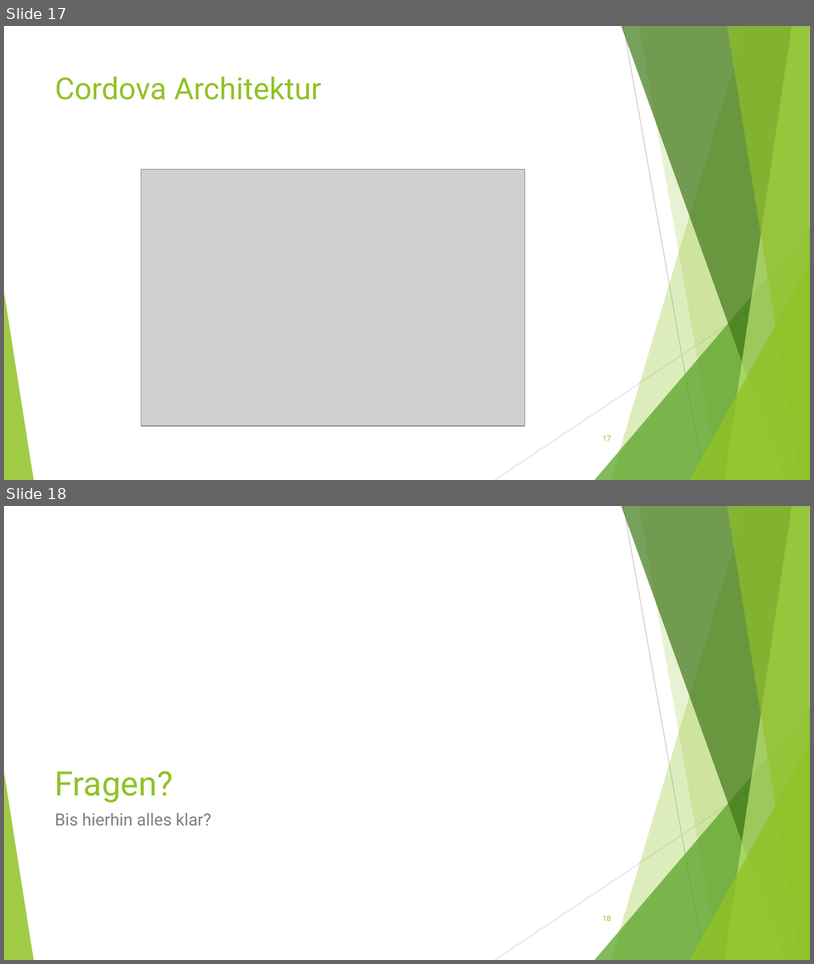
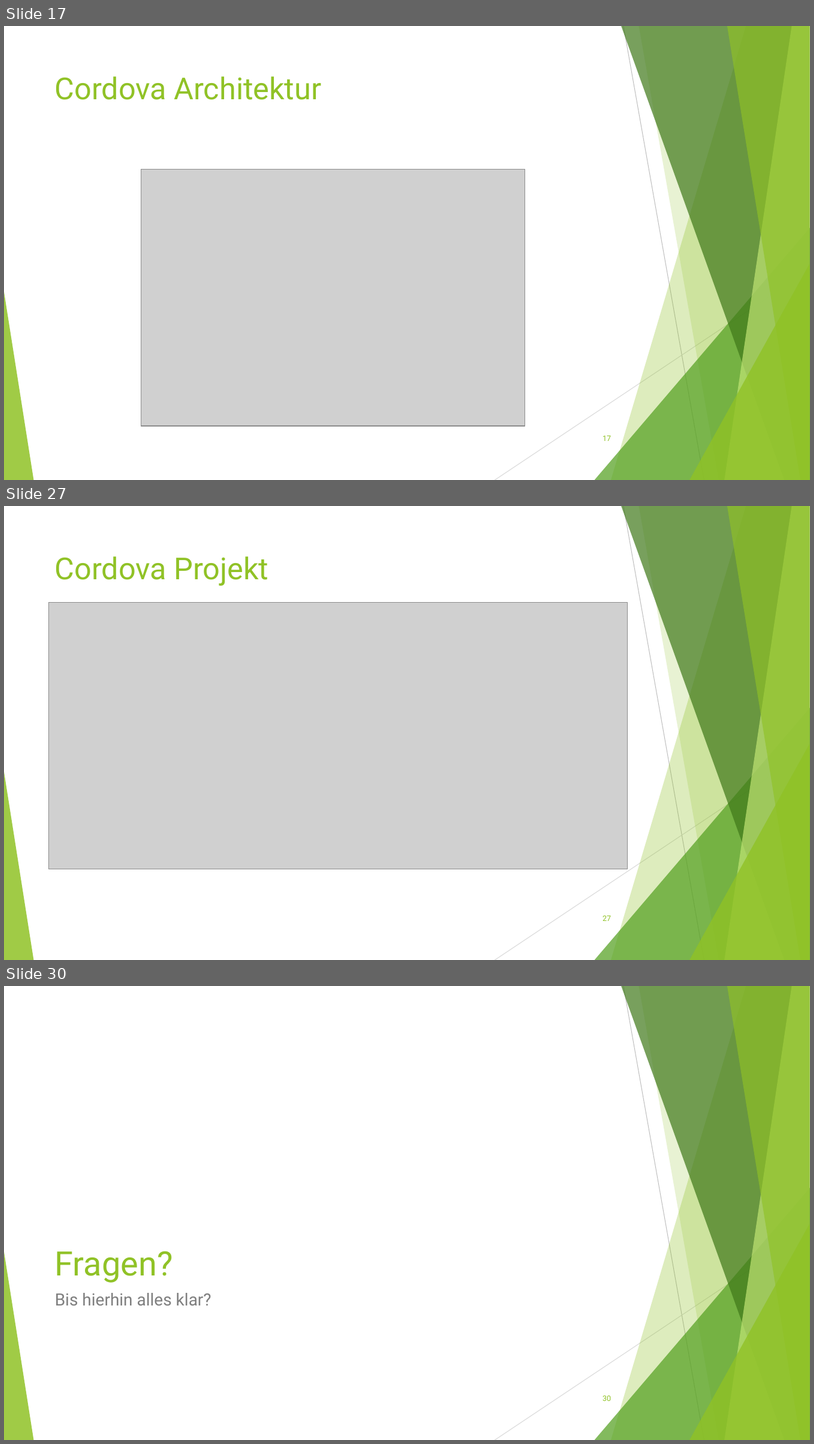
Before and after one commit to Ufo391/KSWE_DOKU, a slide deck: Vortrag/Mobile Anwendungsentwicklung.ppt. Shown one above the other, each under a label of ours: slides 17 and 18 before the commit, slides 17, 27 and 30 after it; the slides between them are not shown. The pictures are 814x964 and 814x1444 pixels, drawn with LibreOffice and Linux fonts; fonts in the diff are those of the drawing; grey boxes stand for pictures. Boxes give left, top, right and bottom in pixels: in the first picture for what was removed or moved away, otherwise in the second. Text is boxed around its words. In the diff, an @@ line names an element or a change of style, - is before the commit and + after.

Commit message:
Added Cordova chapter elements

```diff
--- a/Vortrag/Mobile Anwendungsentwicklung.ppt
+++ b/Vortrag/Mobile Anwendungsentwicklung.ppt
@@ slide 27 added at bbox=[4, 506, 810, 960], background #FFFFFF; not listed: 10 template elements that a slide beside it also shows @@
@@ title added at bbox=[55, 556, 269, 586], 36 pt, text #90C226 @@
+Cordova Projekt
@@ picture added at bbox=[49, 602, 627, 868] @@
@@ page number added at bbox=[603, 915, 611, 921], 9 pt, text #90C226 @@
+27
@@ what was slide 18 is now slide 30 @@
@@ page number at bbox=[603, 1395, 611, 1401]: text changed @@
-18
+30
```
Also in this commit, not shown: 11 other slides added, 1 other file.
